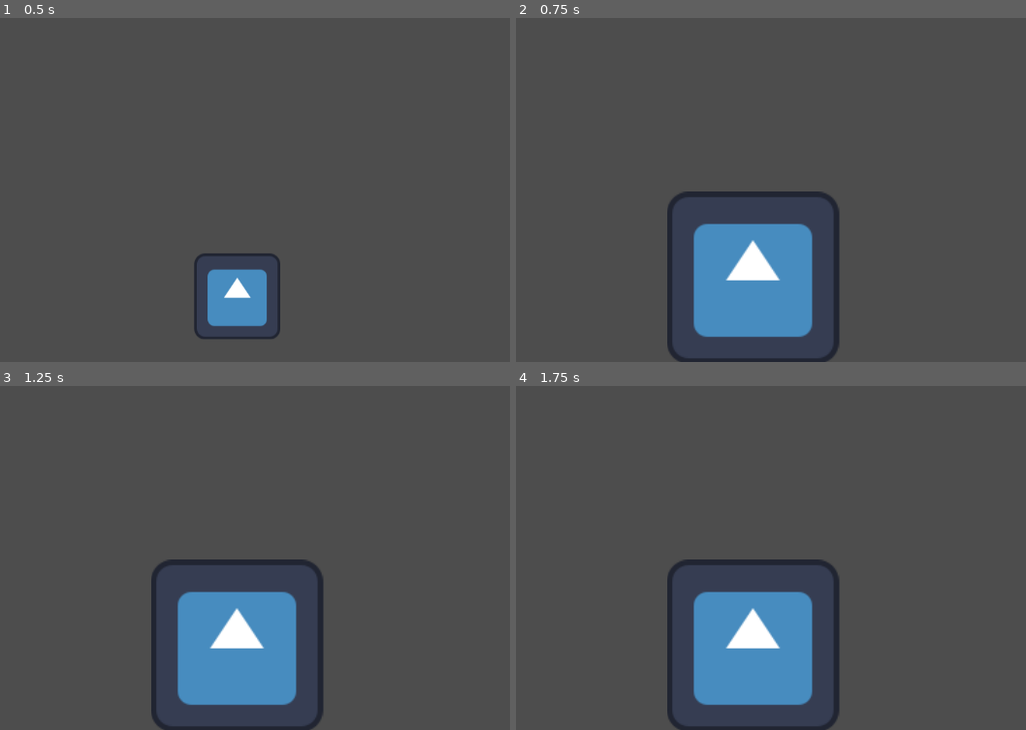
Above: before the commit, frames 1-4 (two rows, left to right).
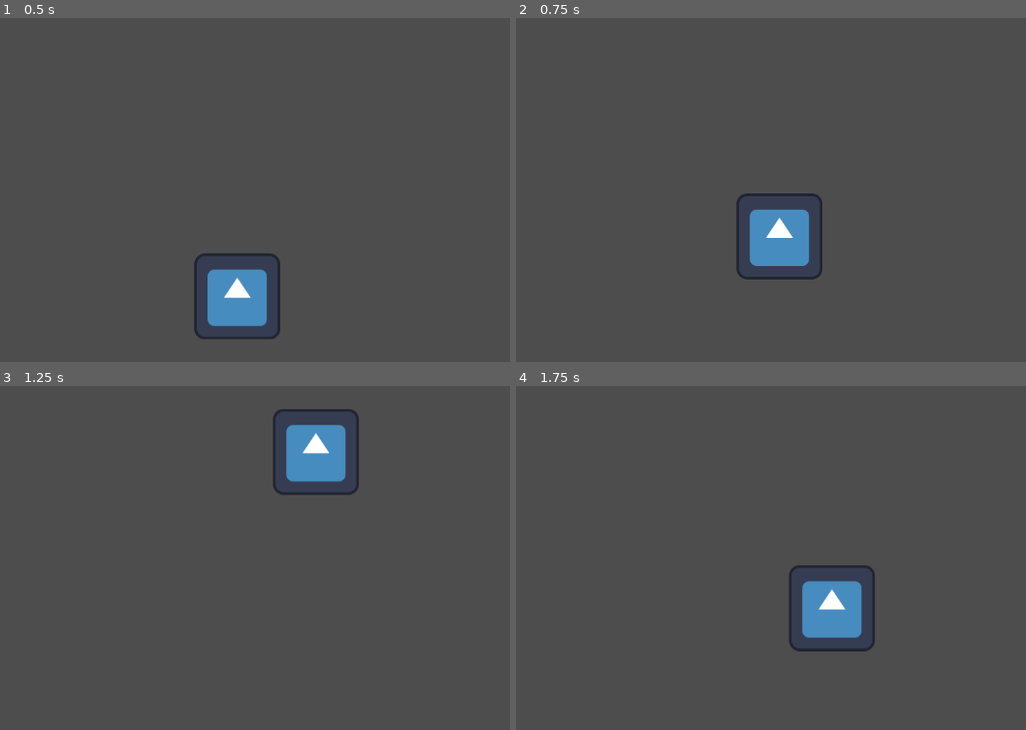
Above: after the commit, the same moments.

Repository: cmj0415/Godot-practice
Game: Godot game, scene res://character_body_2d.tscn
The game is run twice, just before and just after one commit, with the same random seed, the same clock (stepped at 60 frames per second) and the same inputs. The project has no main scene, so this scene is started directly. The engine's default icon, where the game draws it, is replaced by a stand-in: a white triangle on a blue panel in a dark square.
Inputs (mouse positions are in pixels of both pictures, inside the frame that each line leads up to):
- Up to frame 1 (0.5 s): no input
- Up to frame 2 (0.75 s): tap Enter (ui_accept) at 0.5 s; drag from (755, 300) to (832, 48) at 0.52 s
- Up to frame 3 (1.25 s): no input
- Up to frame 4 (1.75 s): drag from (602, 533) to (714, 599) at 1.27 s

Frame 1 is identical in both runs. In frame 2, 9.0% of the frame differs, in the area x 29-64%, y 50-100%; in frame 3, 12%, in the area x 29-71%, y 6-100%; in frame 4, 11%.

Commit message:
add dragging

Diff:
--- a/inputevents/character_body_2d.gd
+++ b/inputevents/character_body_2d.gd
@@ -4,11 +4,23 @@
 const SPEED = 300.0
 const JUMP_VELOCITY = -400.0
 
+@export var drag_threshold := 6.0
+@export var max_scale := Vector2(4.0, 4.0)
+@export var min_scale := Vector2(0.25, 0.25)
+
+var pressed_on_me := false
+var dragging := false
+var moved_distance := 0.0
+var drag_offset_global := Vector2.ZERO
+var active_button := -1
 
 func _ready():
 	input_pickable = true
 
 func _physics_process(delta: float) -> void:
+	if dragging:
+		return
+
 	# Add the gravity.
 	if not is_on_floor():
 		velocity += get_gravity() * delta
@@ -31,11 +43,48 @@
 		velocity.y = 0
 
 func _input_event(viewport, event, shape_idx):
-	if event is InputEventMouseButton and event.pressed:
-		if event.button_index == MOUSE_BUTTON_LEFT:
-			scale.x *= 2
-			scale.y *= 2
-		elif event.button_index == MOUSE_BUTTON_RIGHT:
-			scale.x *= 0.5
-			scale.y *= 0.5
-		scale = scale.clamp(Vector2.ONE * 0.25, Vector2.ONE * 4)
+	if event is InputEventMouseButton:
+		if event.button_index != MOUSE_BUTTON_LEFT \
+			and event.button_index != MOUSE_BUTTON_RIGHT:
+			return
+
+		if event.pressed:
+			pressed_on_me = true
+			dragging = false
+			moved_distance = 0.0
+			active_button = event.button_index
+			drag_offset_global = global_position - get_global_mouse_position()
+			get_viewport().set_input_as_handled()
+		else:
+			if pressed_on_me and not dragging:
+				_toggle_scale(active_button)
+			pressed_on_me = false
+			dragging = false
+			get_viewport().set_input_as_handled()
+
+func _unhandled_input(event):
+	if not pressed_on_me:
+		return
+
+	if active_button != MOUSE_BUTTON_LEFT:
+		return
+
+	if event is InputEventMouseMotion:
+		moved_distance += event.relative.length()
+
+		if not dragging and moved_distance >= drag_threshold:
+			dragging = true
+
+		if dragging:
+			global_position = get_global_mouse_position() + drag_offset_global
+			get_viewport().set_input_as_handled()
+
+func _toggle_scale(button_index: int):
+	if button_index == MOUSE_BUTTON_LEFT:
+		scale.x *= 2
+		scale.y *= 2
+	elif button_index == MOUSE_BUTTON_RIGHT:
+		scale.x *= 0.5
+		scale.y *= 0.5
+
+	scale = scale.clamp(min_scale, max_scale)
Not shown, changed: note.typ
